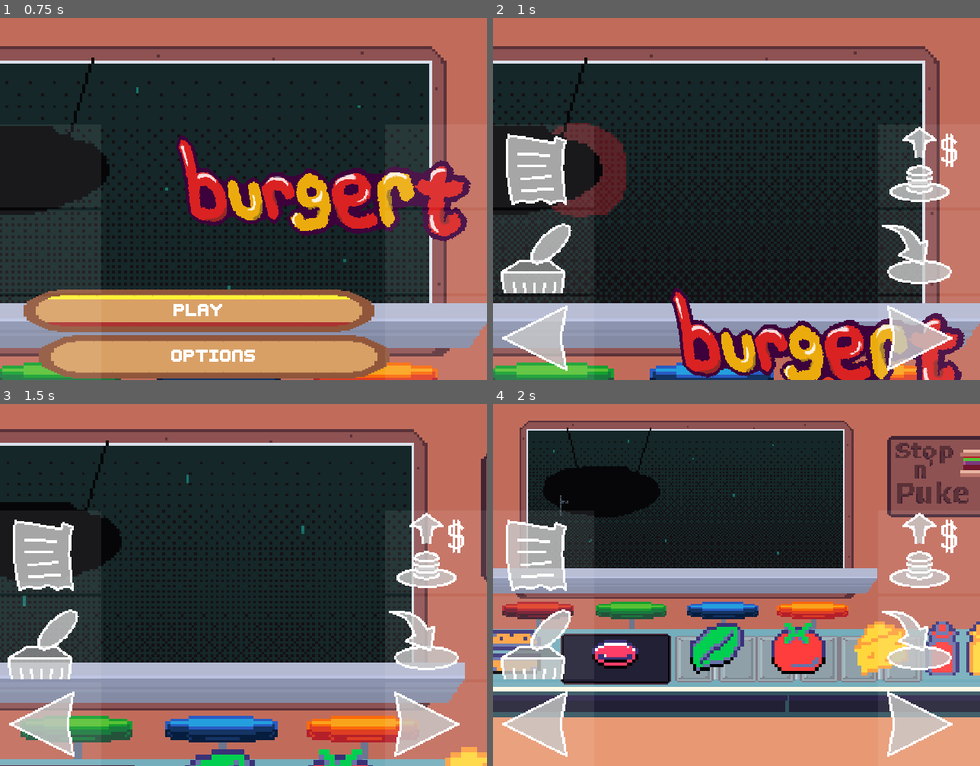
Above: before the commit, frames 1-4 (two rows, left to right).
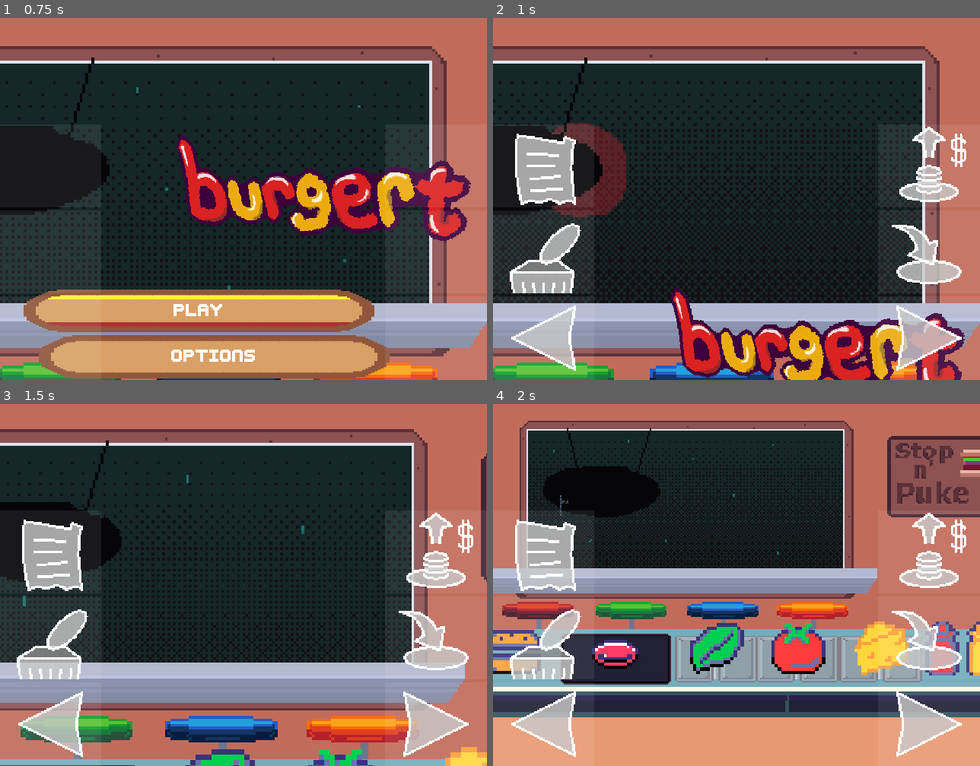
Above: after the commit, the same moments.

Repository: LettucePie/burgert
Game: Godot game, scene res://scenes/play.tscn
The game is run twice, just before and just after one commit, with the same random seed, the same clock (stepped at 60 frames per second) and the same inputs. Sound files missing from this copy of the repository are replaced by a short silence.
Inputs (mouse positions are in pixels of both pictures, inside the frame that each line leads up to):
- Up to frame 1 (0.75 s): tap Enter (menu) at 0.5 s; move the mouse to (350, 180) at 0.52 s; hold Right (right) from 0.53 s (still down); tap Z (confirm) at 0.6 s; click (350, 180) at 0.67 s
- Up to frame 2 (1 s): keep holding Right (right)
- Up to frame 3 (1.5 s): release Right (right) at 1.25 s; drag from (146, 603) to (219, 657) at 1.27 s
- Up to frame 4 (2 s): no input

Frame 1 is identical in both runs. In frame 2, 6.0% of the frame differs, in the area x 1-98%, y 30-98%; in frame 3, 6.0%; in frame 4, 6.1%.

Commit message:
working touchscreen demo

Diff:
--- a/scenes/ui/touch_inputs.gd
+++ b/scenes/ui/touch_inputs.gd
@@ -15,10 +15,11 @@
 		if frame.size.y < min_edge:
 			min_edge = frame.size.y
 		var scale_factor = float(min_edge) / 64.0
-		print(min_edge)
-		print(scale_factor)
 		b.scale = Vector2(scale_factor, scale_factor)
 		b.position = Vector2.ZERO
+		b.position.x = frame.size.x / 2
+		b.position.x -= (64 * b.scale.x) / 2
+		print(b.position, " | ", b.scale)
 
 
 func _on_update_size_timeout():
